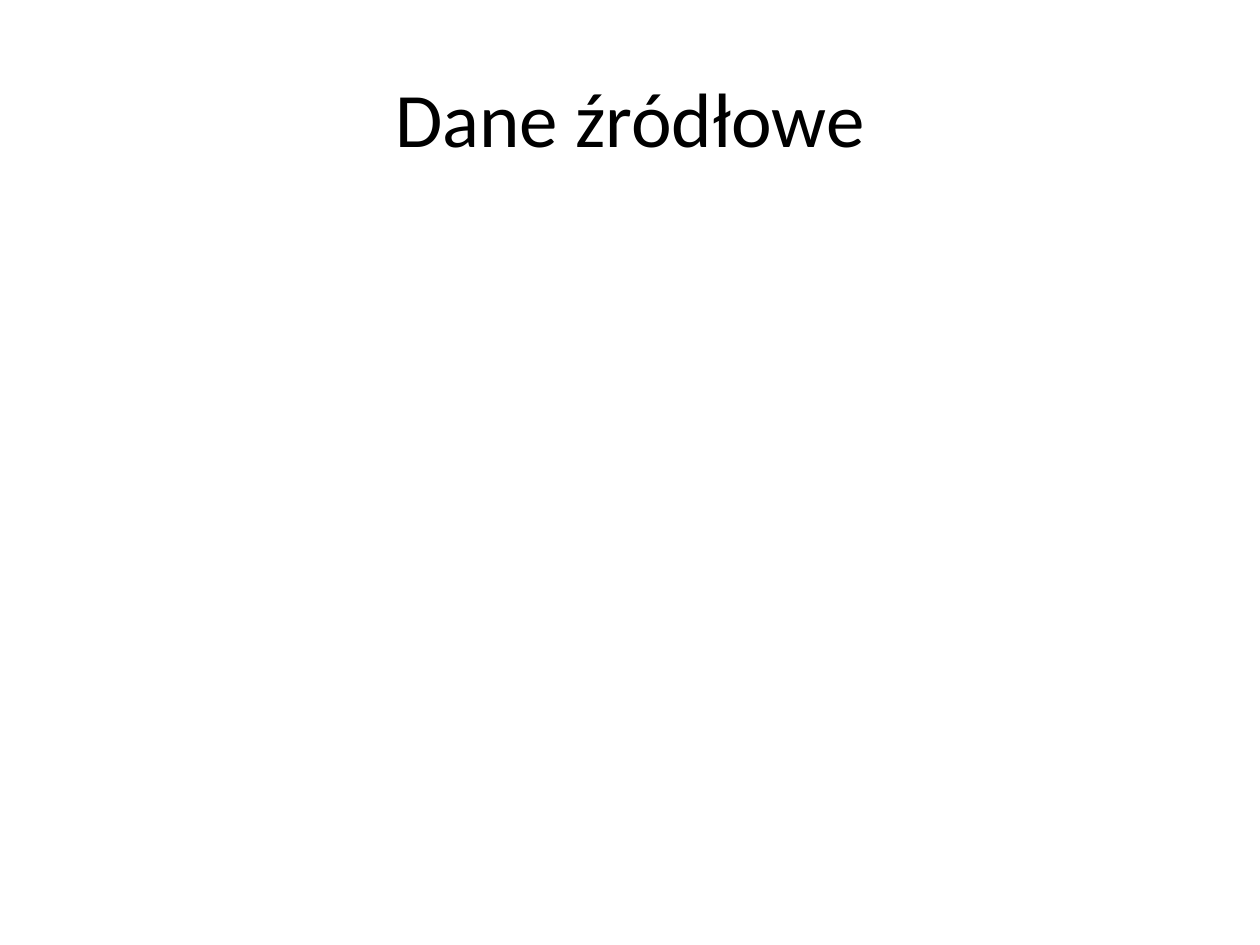
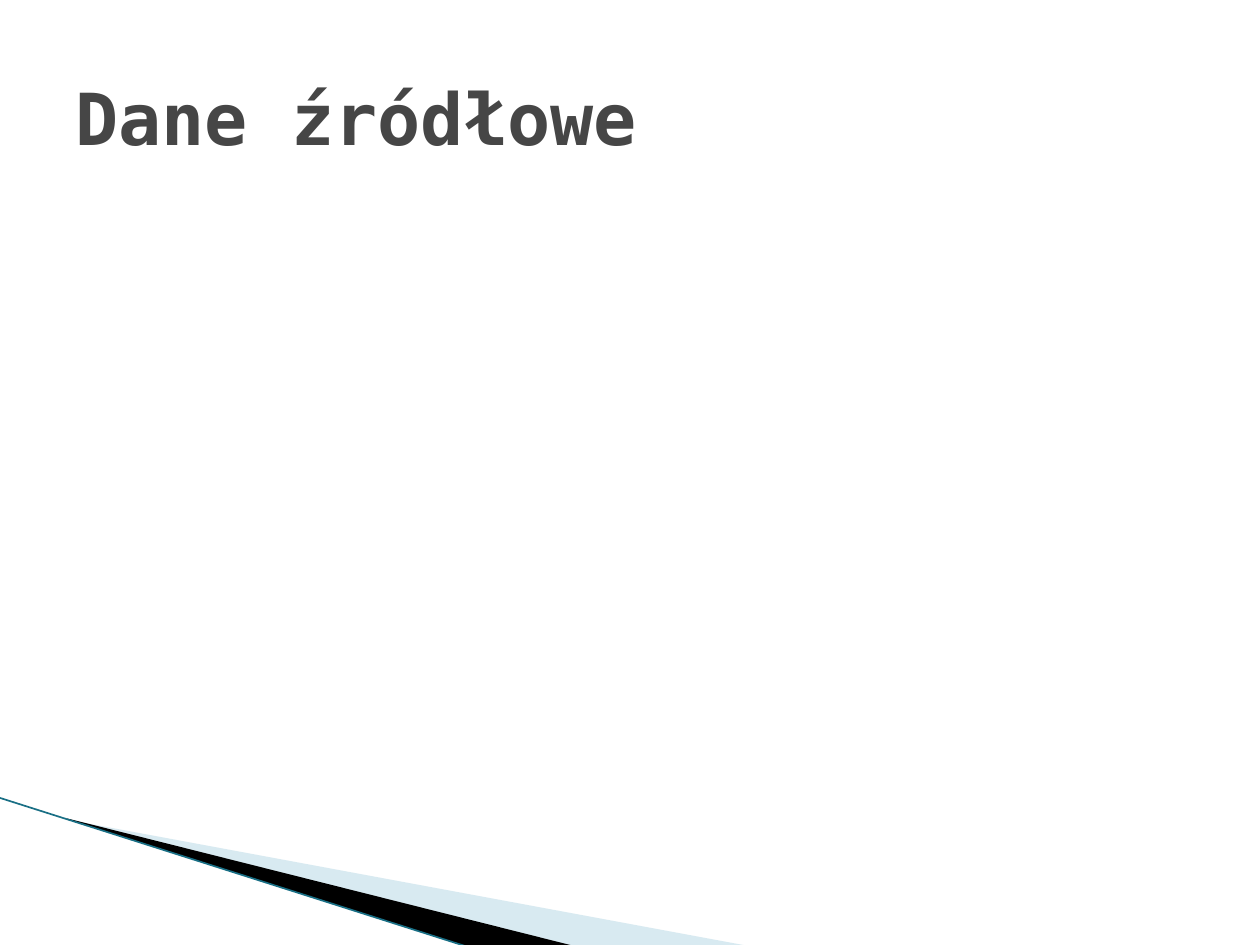
Before and after one commit to dworak/licence-plate-extractor, a slide deck: slide 4 of wizja systemu/Ekstrakcja widoków tablic rejestracyjnych z sekwencji wideo.pptx. Drawn at 1260x945 pixels with LibreOffice and Linux fonts; fonts in the diff are those of the drawing; background and template pictures are left out. Boxes give left, top, right and bottom in pixels: in the first picture for what was removed or moved away, otherwise in the second. Text is boxed around its words. In the diff, an @@ line names an element or a change of style, - is before the commit and + after.

```diff
--- a/wizja systemu/Ekstrakcja widoków tablic rejestracyjnych z sekwencji wideo.pptx
+++ b/wizja systemu/Ekstrakcja widoków tablic rejestracyjnych z sekwencji wideo.pptx
@@ title "Dane źródłowe" at (75,87,636,146): size 44 to 41 pt, font Calibri to DejaVu Sans Mono, text colour #000000 to #464646, bold on; alignment centre to left @@
@@ line added from (0, 798) to (467, 945), #97C5D8 0.95 pt @@
@@ freeform shape added at (67,818,576,945), fill #000000 @@
@@ freeform shape added at (69,819,750,945), fill #A0CBDC at 40% opacity @@
```
Also in this commit, not shown: 6 other slides changed, 3 slides added, 1 other file.
